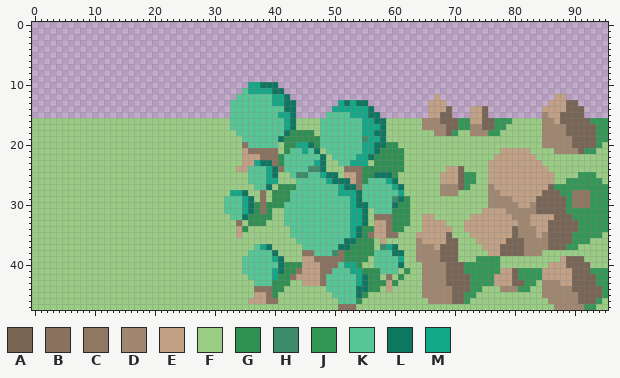
A sprite sheet gets an edit: assets/tiles/tilesheet.png. That is the earlier state.
The file is 96x48 pixels. Colours within 5 levels of each other are drawn and written as one.
Palette (. is transparent): A #786554  B #8a725e  C #907762  D #a18770  E #c2a084  F #99cd83  G #2e9051  H #3c8c6a  J #319856  K #55c796  L #0d7760  M #12a988
New version:
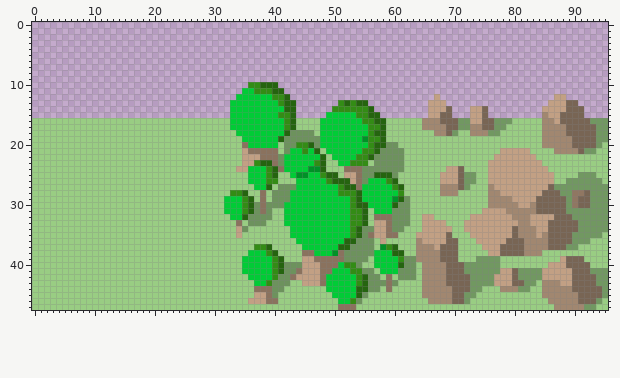
From the commit log: changed tree colors
Change:
Colour G changes from #2e9051 to #6d925d.
Colour H changes from #3c8c6a to #009127.
Colour J changes from #319856 to #719861.
Colour K changes from #55c796 to #00cc36.
Colour L changes from #0d7760 to #25640f.
Colour M changes from #12a988 to #338c15.
The author changed colour C to colour A in row 28 at x 92; in rows 29 to 30 at x 91 to 92.
The author changed colour E to colour B in rows 43 to 44 at x 59.
The author changed colour G to colour F in row 41 at x 57.
The author changed colour F to colour G in rows 39 to 40 at x 62 to 63; in row 41 at x 61 and 63; in row 42 at x 62 to 63.
The author changed colour M to colour K in row 11 at x 36; in row 13 at x 40; in row 15 at x 53; in rows 17 to 18 at x 55; in row 20 at x 55.
The author changed colour K to colour M in row 37 at x 37; in row 38 at x 39; in row 40 at x 40; in row 43 at x 39; in row 46 at x 53.
